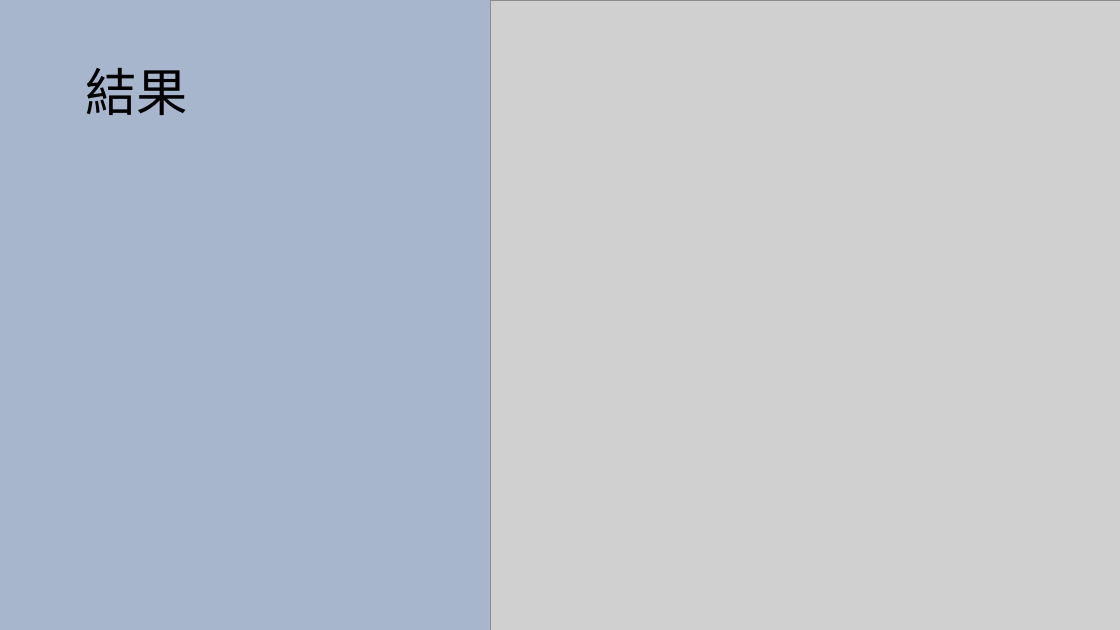
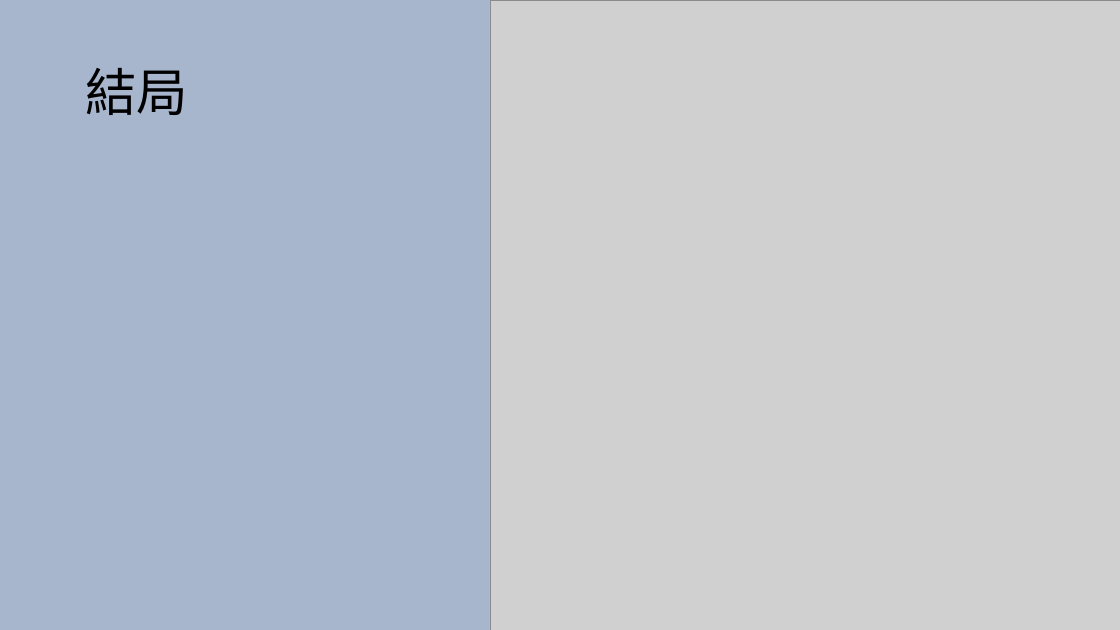
Before and after one commit to Annie0329/ca2024f, a slide deck: slide 7 of hw01.pptx. Drawn at 1120x630 pixels with LibreOffice and Linux fonts; fonts in the diff are those of the drawing; grey boxes stand for pictures. Boxes give left, top, right and bottom in pixels: in the first picture for what was removed or moved away, otherwise in the second. Text is boxed around its words. In the diff, an @@ line names an element or a change of style, - is before the commit and + after.

Commit message:
1101

```diff
--- a/hw01.pptx
+++ b/hw01.pptx
@@ title at (85,68,188,115): text changed @@
-結果
+結局
```
